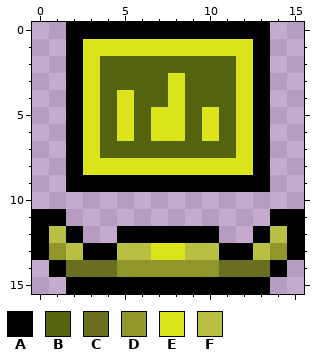
Pixel-art sprite, stored at items/generic/crafting/atprk_krakothtexttau.png. The picture above was drawn from the file before the commit.
The file is 16x16 pixels.
Palette (. is transparent): A #000000  B #54630d  C #696e21  D #90962a  E #dbe31a  F #b9bf43
Pixels before, first column x 0:
 0 ..AAAAAAAAAAAA..
 1 ..AEEEEEEEEEEA..
 2 ..AEBBBBBBBBEA..
 3 ..AEBBBBEBBBEA..
 4 ..AEBEBBEBBBEA..
 5 ..AEBEBEEBEBEA..
 6 ..AEBEBEEBEBEA..
 7 ..AEBBBBBBBBEA..
 8 ..AEEEEEEEEEEA..
 9 ..AAAAAAAAAAAA..
10 ................
11 AA............AA
12 AFA..AAAAAA..AFA
13 ADFAAFFEEFFAAFDA
14 .ACCCDDDDDDCCCA.
15 ..AAAAAAAAAAAA..
Now the later version:
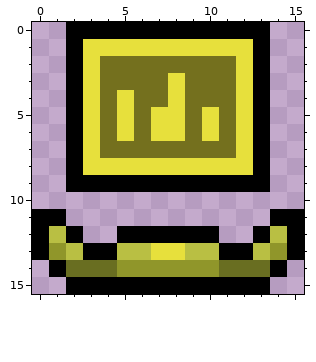
The edit:
{"colour":"B","old":"#54630d","new":"#74701e"}
{"colour":"E","old":"#dbe31a","new":"#e7e03c"}
